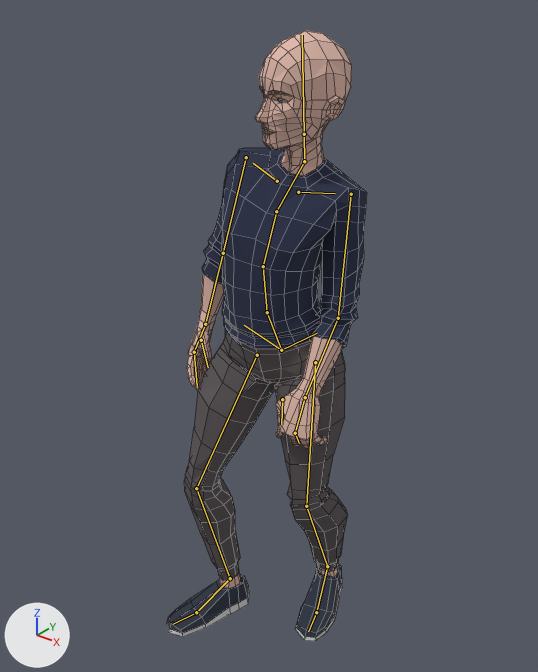
The Blender file BasicHumanRig.blend as it was, and as the next commit left it.
Before and after are seen from a camera (50 mm lens) standing at (1.109, -1.441, 1.86) and looking at (-0.046, 0.003, 0.965). The lights are fixed; the arrows at lower left show +X, +Y and +Z. Both versions are drawn at frame 1 of the action 'ArmatureAction'; the numbers are the values there. The bones that bend it are drawn over the model as lines. Mesh edges are drawn as thin lines.

Names of what the first picture shows: 'tom'.
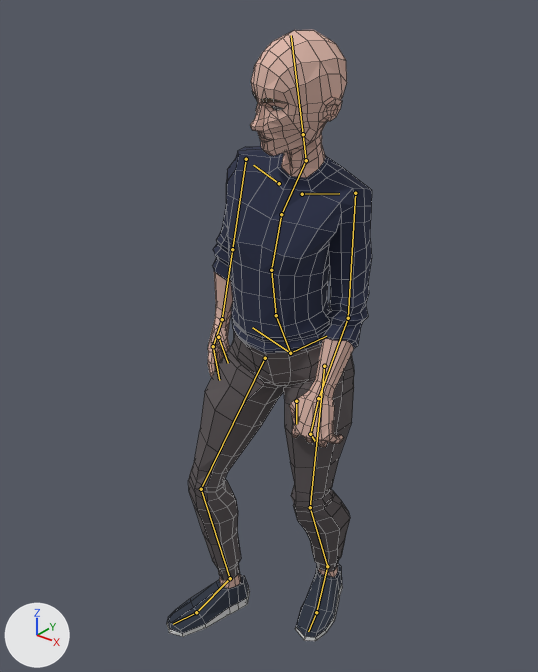
Where the change shows, as pixel boxes [x1, y1, x2, y2] in the pictures (538 x 672 px):
'tom', posed
    before: [167, 31, 367, 641]
    after: [167, 30, 372, 641]
bone 'spine_02', root to tip
    before: (267, 312) to (263, 266)
    after: (276, 315) to (271, 270)
bone 'spine_03', root to tip
    before: (263, 266) to (276, 211)
    after: (271, 270) to (281, 214)
bone 'spine_04', root to tip
    before: (276, 211) to (304, 161)
    after: (281, 214) to (306, 160)
bone 'shoulder_l', root to tip
    before: (298, 192) to (335, 193)
    after: (302, 194) to (339, 193)

The change in detail:
Bone 'hip_control' (bone_hip_control) moves from (0.0, 0.0, -0.045) to (0.031, 0.0, -0.045).
Bone 'spine_02' (bone_spine_02) turns from (1, -1, -4) to (3, -1, -4) degrees about its own x, y and z.
Bone 'spine_03' (bone_spine_03) turns from (1, 1, -9) to (5, 2, -8) degrees about its own x, y and z.
Bone 'spine_04' (bone_spine_04) turns from (1, 5, -10) to (3, 5, -9) degrees about its own x, y and z.
Bone 'shoulder_l' (bone_shoulder_l) turns from (0, 0, 0) to (0, -3, -2) degrees about its own x, y and z.
